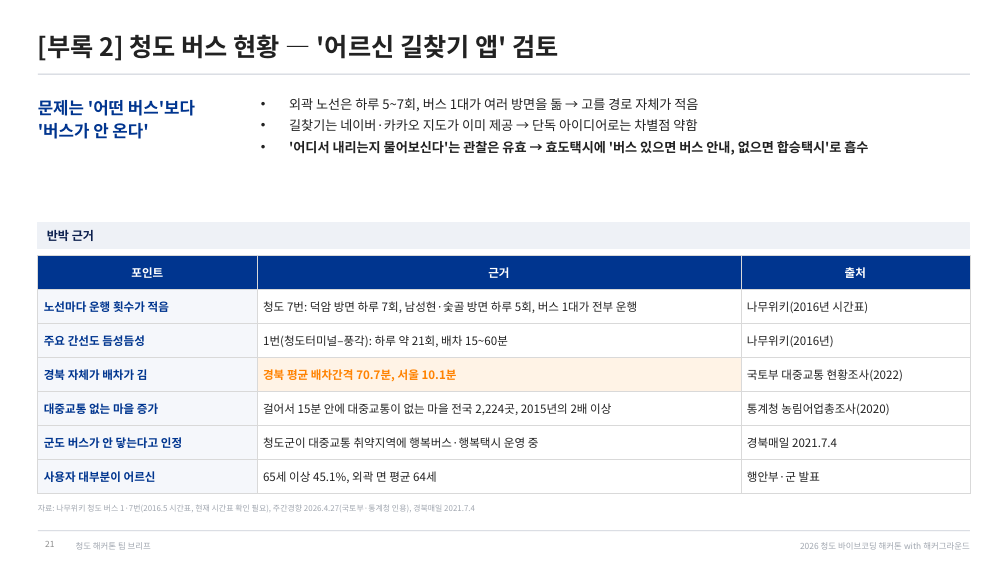
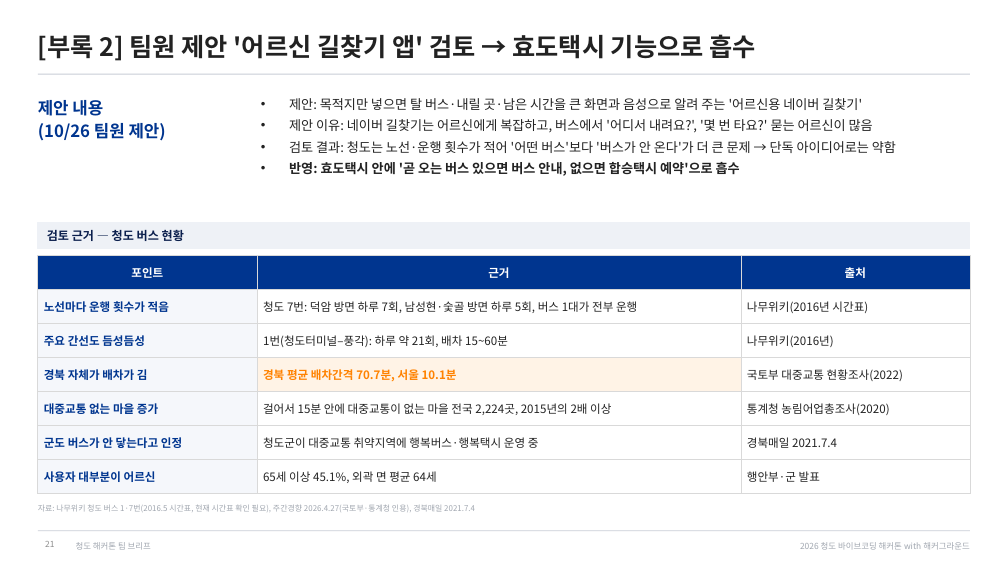
Before and after one commit to fordgril307-wq/Cheongdo_Hackathon, a slide deck: slide 21 of docs/team-brief/청도해커톤_팀브리프.pptx. Drawn at 1008x567 pixels with LibreOffice and Linux fonts; fonts in the diff are those of the drawing. Boxes give left, top, right and bottom in pixels: in the first picture for what was removed or moved away, otherwise in the second. Text is boxed around its words. In the diff, an @@ line names an element or a change of style, - is before the commit and + after.

```diff
--- a/docs/team-brief/청도해커톤_팀브리프.pptx
+++ b/docs/team-brief/청도해커톤_팀브리프.pptx
@@ title at bbox=[38, 34, 755, 61]: text changed @@
-[부록 2] 청도 버스 현황 — '어르신 길찾기 앱' 검토
+[부록 2] 팀원 제안 '어르신 길찾기 앱' 검토 → 효도택시 기능으로 흡수
@@ text at bbox=[38, 100, 166, 141]: text changed @@
-문제는 '어떤 버스'보다
-'버스가 안 온다'
+제안 내용
+(10/26 팀원 제안)
@@ text at bbox=[289, 98, 896, 176]: text changed @@
-• 외곽 노선은 하루 5~7회, 버스 1대가 여러 방면을 돎 → 고를 경로 자체가 적음
-• 길찾기는 네이버·카카오 지도가 이미 제공 → 단독 아이디어로는 차별점 약함
-• '어디서 내리는지 물어보신다'는 관찰은 유효 → 효도택시에 '버스 있으면 버스 안내, 없으면 합승택시'로 흡수
+• 제안: 목적지만 넣으면 탈 버스·내릴 곳·남은 시간을 큰 화면과 음성으로 알려 주는 '어르신용 네이버 길찾기'
+• 제안 이유: 네이버 길찾기는 어르신에게 복잡하고, 버스에서 '어디서 내려요?', '몇 번 타요?' 묻는 어르신이 많음
+• 검토 결과: 청도는 노선·운행 횟수가 적어 '어떤 버스'보다 '버스가 안 온다'가 더 큰 문제 → 단독 아이디어로는 약함
+• 반영: 효도택시 안에 '곧 오는 버스 있으면 버스 안내, 없으면 합승택시 예약'으로 흡수
@@ text at bbox=[47, 230, 184, 241]: text changed @@
-반박 근거
+검토 근거 — 청도 버스 현황
```
Also in this commit, not shown: 3 other slides changed, 3 other files.
